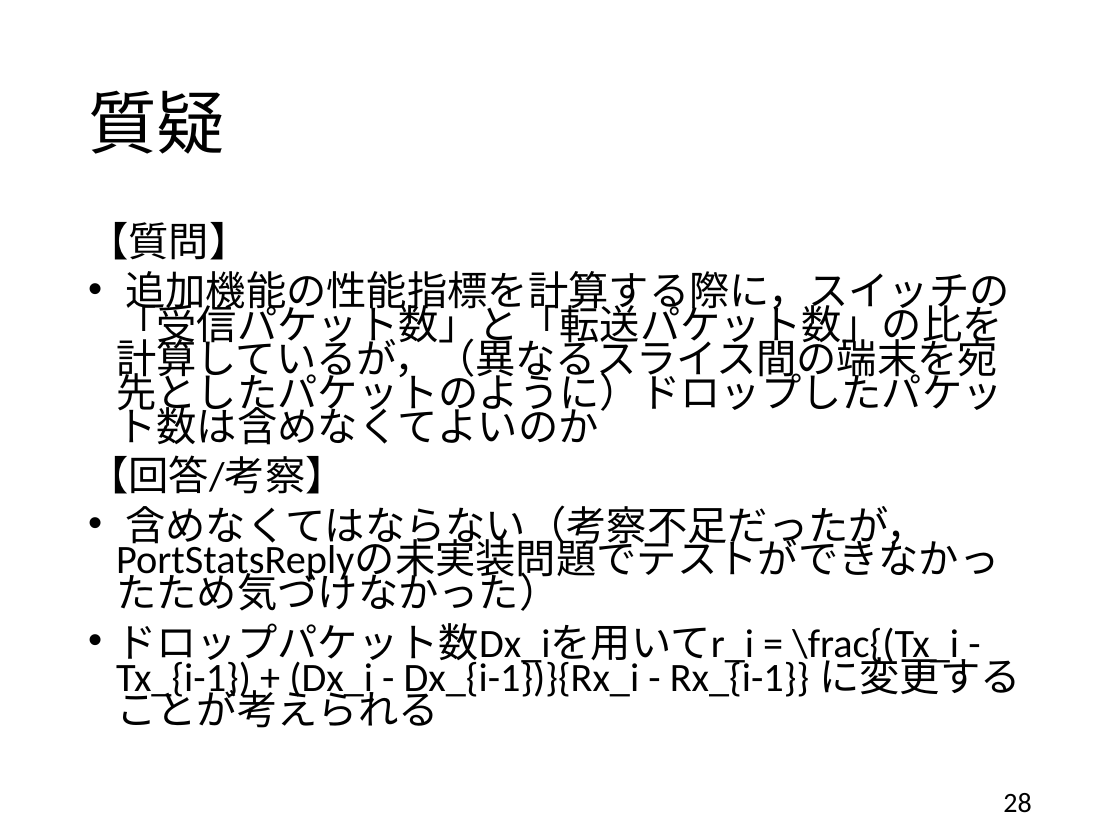
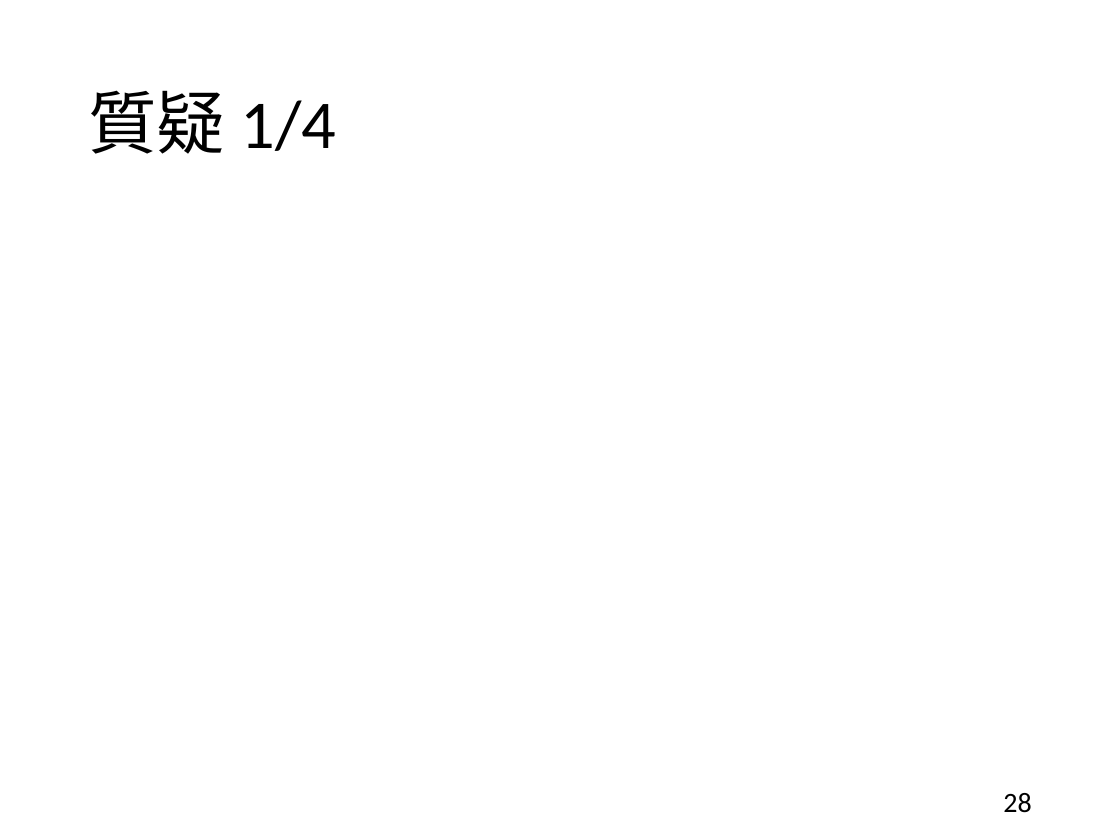
Before and after one commit to handai-trema/IaaS-amn, a slide deck: slide 28 of report_slide.pptx. Drawn at 1120x840 pixels with LibreOffice and Linux fonts; fonts in the diff are those of the drawing; grey boxes stand for pictures. Boxes give left, top, right and bottom in pixels: in the first picture for what was removed or moved away, otherwise in the second. Text is boxed around its words. In the diff, an @@ line names an element or a change of style, - is before the commit and + after.

```diff
--- a/report_slide.pptx
+++ b/report_slide.pptx
@@ title at [88,90,337,154]: text changed @@
-質疑
+質疑 1/4
@@ text removed at [88,222,1021,728] @@
-【質問】
-• 追加機能の性能指標を計算する際に，スイッチの「受信パケット数」と「転送パケット数」の比を計算しているが，（異なるスライス間の端末を宛先としたパケットのように）ドロップしたパケット数は含めなくてよいのか
-【回答/考察】
-• 含めなくてはならない（考察不足だったが，PortStatsReplyの未実装問題でテストができなかったため気づけなかった）
-• ドロップパケット数Dx_iを用いてr_i = \frac{(Tx_i - Tx_{i-1}) + (Dx_i - Dx_{i-1})}{Rx_i - Rx_{i-1}} に変更することが考えられる
```
Also in this commit, not shown: 10 other slides changed.
